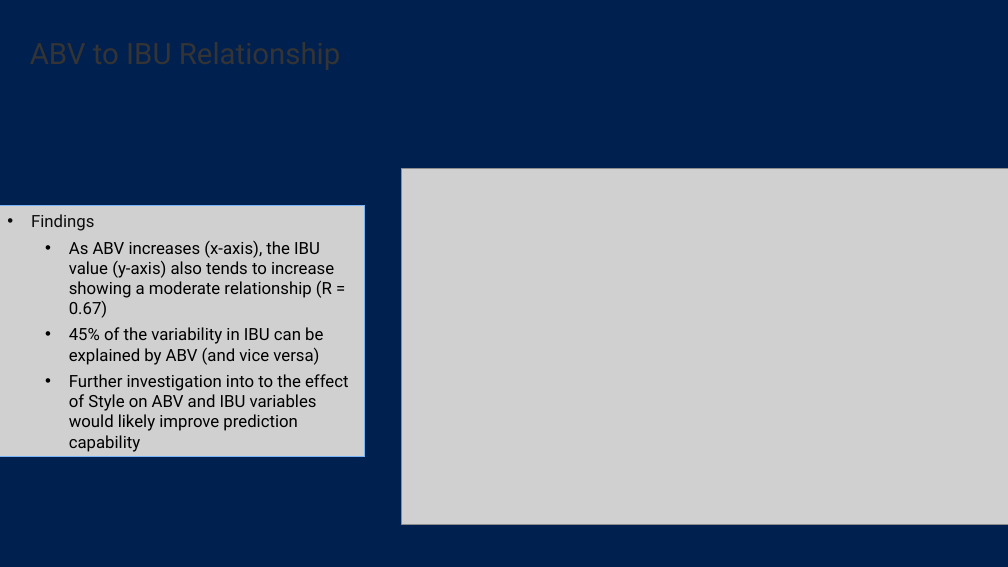
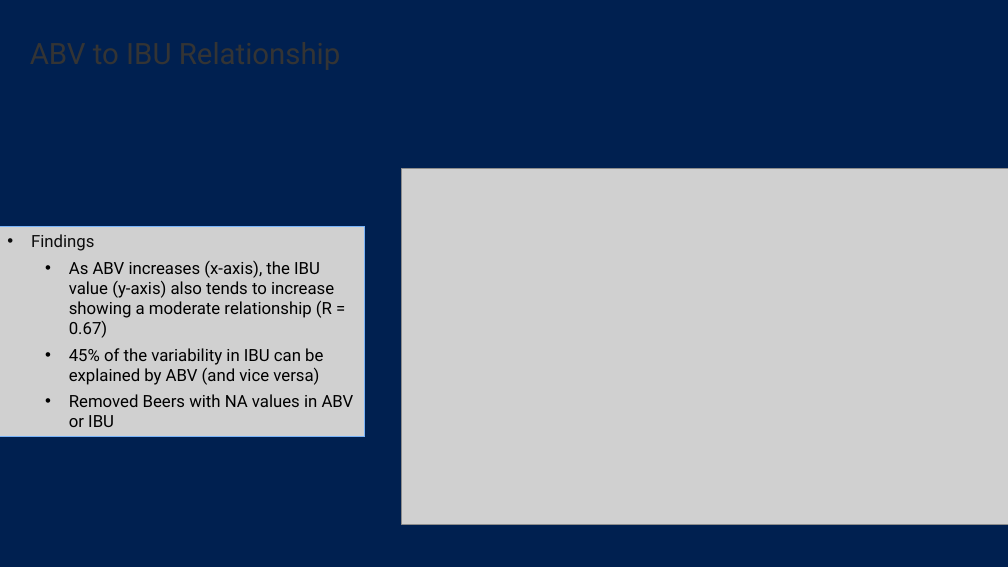
Before and after one commit to C-Stewart-GH/DDS_6306_CS1, a slide deck: slide 9 of Final_CS1_Presentation_DDS_6306.pptx (slide 8 before the commit). Drawn at 1008x567 pixels with LibreOffice and Linux fonts; fonts in the diff are those of the drawing; grey boxes stand for pictures; background and template pictures are left out. Boxes give left, top, right and bottom in pixels: in the first picture for what was removed or moved away, otherwise in the second. Text is boxed around its words. In the diff, an @@ line names an element or a change of style, - is before the commit and + after.

```diff
--- a/Final_CS1_Presentation_DDS_6306.pptx
+++ b/Final_CS1_Presentation_DDS_6306.pptx
@@ picture "Findings": place and size @@
-picture "Findings" at [0, 206, 365, 457]
+picture "Findings" at [0, 226, 365, 436]
@@ text in picture at [69, 394, 354, 427]: text changed @@
-  • Further investigation into to the effect of Style on ABV and IBU variables would likely improve prediction capability
+  • Removed Beers with NA values in ABV or IBU
```
Also in this commit, not shown: 6 other slides changed, 3 slides added, 5 slides removed, 4 other files.
